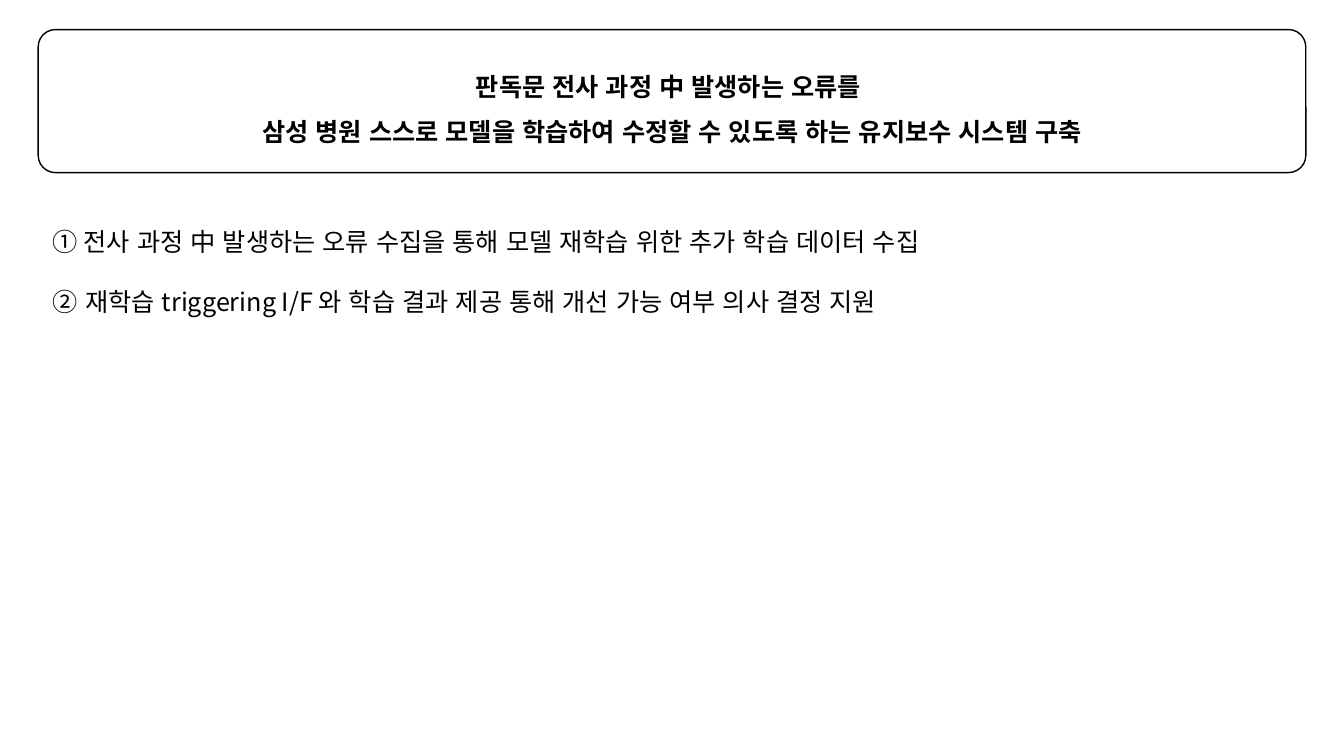
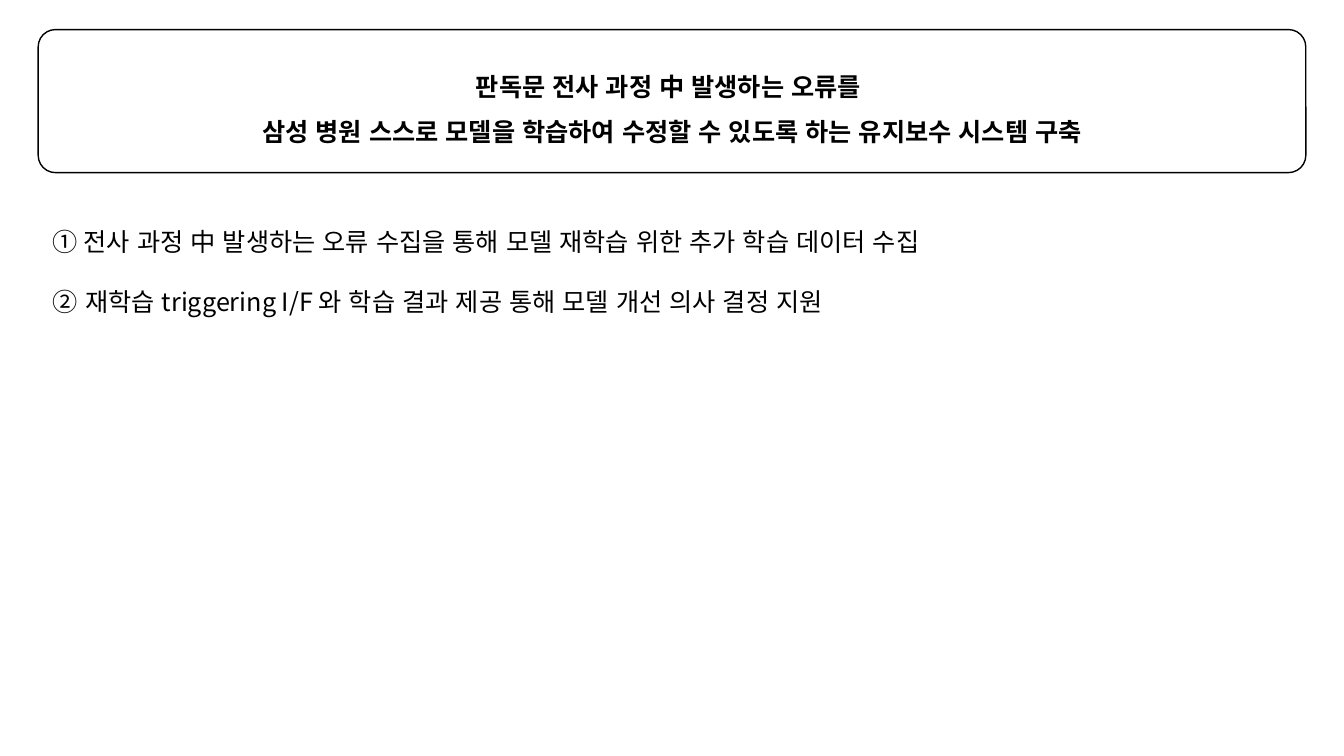
Before and after one commit to rby011/survey, a slide deck: slide 1 of doc/smc.pptx. Drawn at 1344x756 pixels with LibreOffice and Linux fonts; fonts in the diff are those of the drawing. Boxes give left, top, right and bottom in pixels: in the first picture for what was removed or moved away, otherwise in the second. Text is boxed around its words. In the diff, an @@ line names an element or a change of style, - is before the commit and + after.

```diff
--- a/doc/smc.pptx
+++ b/doc/smc.pptx
@@ text at (x1=53, y1=289, x2=822, y2=317): text changed @@
-② 재학습 triggering I/F 와 학습 결과 제공 통해 개선 가능 여부 의사 결정 지원
+② 재학습 triggering I/F 와 학습 결과 제공 통해 모델 개선 의사 결정 지원
```
Also in this commit, not shown: 3 other slides changed.
